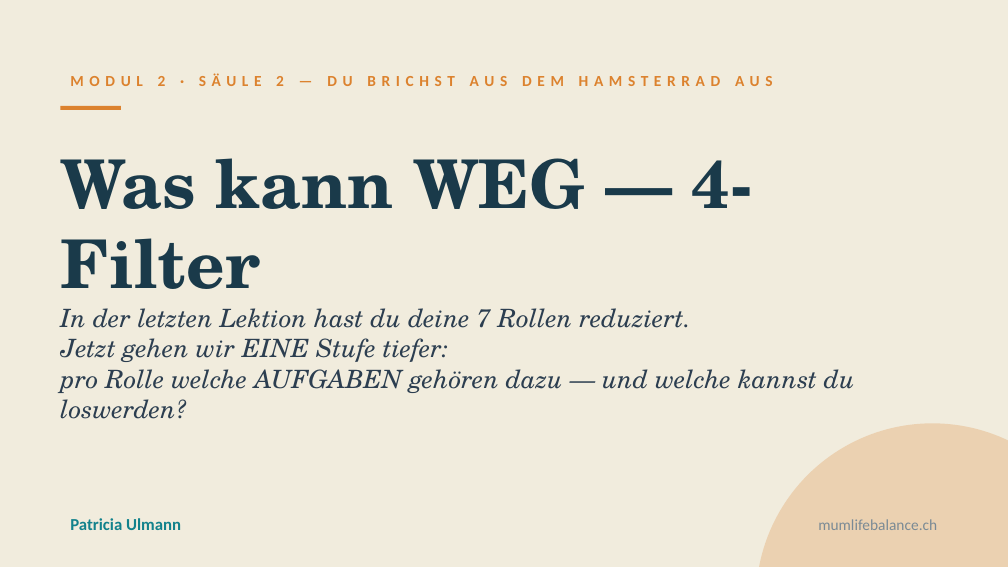
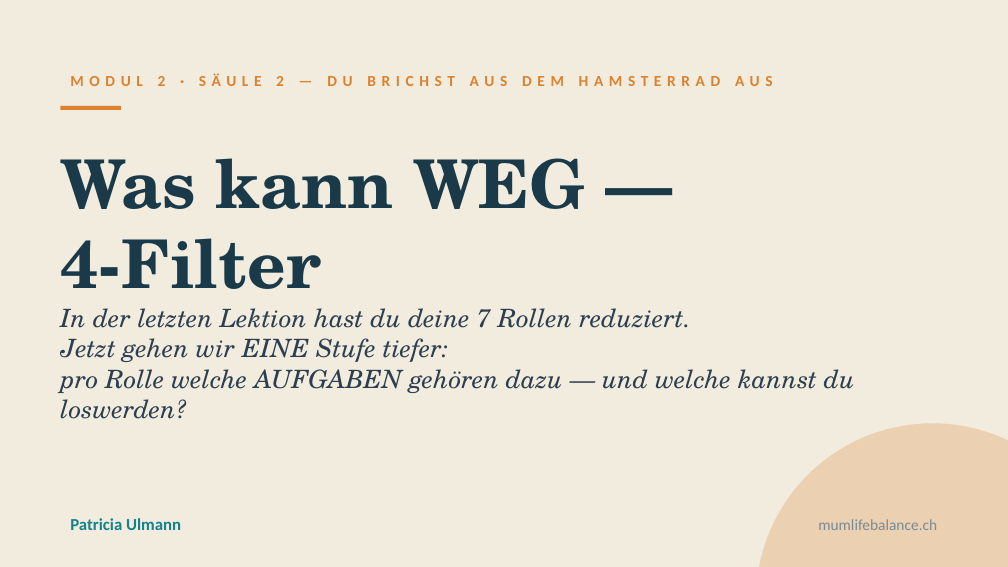
Before and after one commit to pnulmann-hue/mumlifebalance-workspace, a slide deck: slide 1 of outputs/produkte/mama-ceo/03-praesentationen/saeule-2/04-lektion-2-4.pptx. Drawn at 1008x567 pixels with LibreOffice and Linux fonts; fonts in the diff are those of the drawing. Boxes give left, top, right and bottom in pixels: in the first picture for what was removed or moved away, otherwise in the second. Text is boxed around its words. In the diff, an @@ line names an element or a change of style, - is before the commit and + after.

```diff
--- a/outputs/produkte/mama-ceo/03-praesentationen/saeule-2/04-lektion-2-4.pptx
+++ b/outputs/produkte/mama-ceo/03-praesentationen/saeule-2/04-lektion-2-4.pptx
@@ text at (x1=60, y1=158, x2=586, y2=311): text changed @@
-Was kann WEG — 4-Filter
+Was kann WEG —
+4-Filter
```
Also in this commit, not shown: 7 other slides changed, 32 other files.
